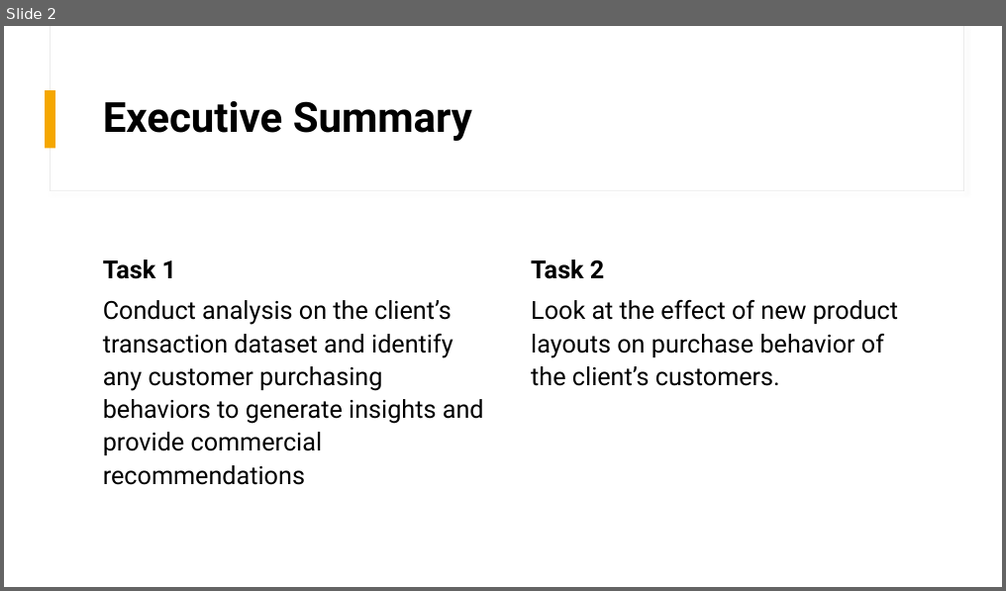
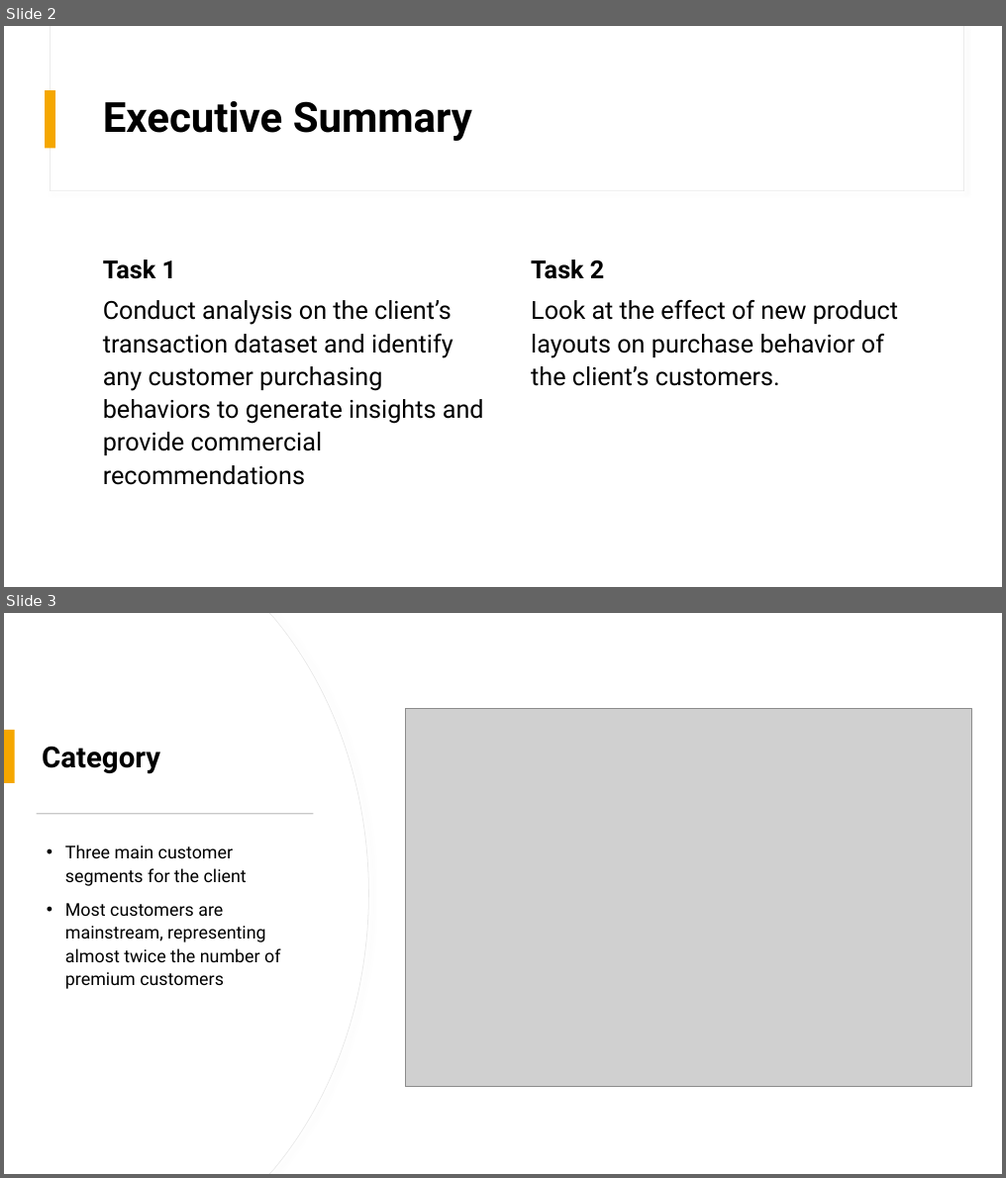
Before and after one commit to daniel8691/Quantium-virtual-internship, a slide deck: Powerpoint_presentation/Category Review.pptx. Shown one above the other, each under a label of ours: slide 2 before the commit, slides 2 and 3 after it. The pictures are 1006x591 and 1006x1178 pixels, drawn with LibreOffice and Linux fonts; fonts in the diff are those of the drawing; grey boxes stand for pictures. Boxes give left, top, right and bottom in pixels: in the first picture for what was removed or moved away, otherwise in the second. Text is boxed around its words. In the diff, an @@ line names an element or a change of style, - is before the commit and + after.

```diff
--- a/Powerpoint_presentation/Category Review.pptx
+++ b/Powerpoint_presentation/Category Review.pptx
@@ slide 3 added at (4,613,1002,1174), background #FFFFFF @@
@@ rectangle added at (4,613,1002,1174), fill #FFFFFF @@
@@ freeform shape added at (4,613,368,1174), fill #FFFFFF, outline #E9E9E9 0.75 pt @@
@@ freeform shape added at (4,613,368,1174), fill #FFFFFF @@
@@ rectangle added at (50,613,963,778), fill #FFFFFF, outline #E9E9E9 0.75 pt @@
@@ rectangle added at (51,613,963,777), fill #FFFFFF @@
@@ rectangle added at (4,730,15,783), fill #F5A700 @@
@@ rectangle added at (50,708,355,1088), fill #FFFFFF, outline #E9E9E9 1 pt @@
@@ picture added at (405,709,972,1087) @@
@@ title added at (42,746,160,774), 28 pt, text #000000, bold @@
+Category
@@ rectangle added at (37,813,313,814), fill #C9C9C9 @@
@@ text added at (65,845,280,989), 17 pt, text #000000 @@
+• Three main customer segments for the client
+• Most customers are mainstream, representing almost twice the number of premium customers
```
Also in this commit, not shown: 7 other slides added, 7 other files.
